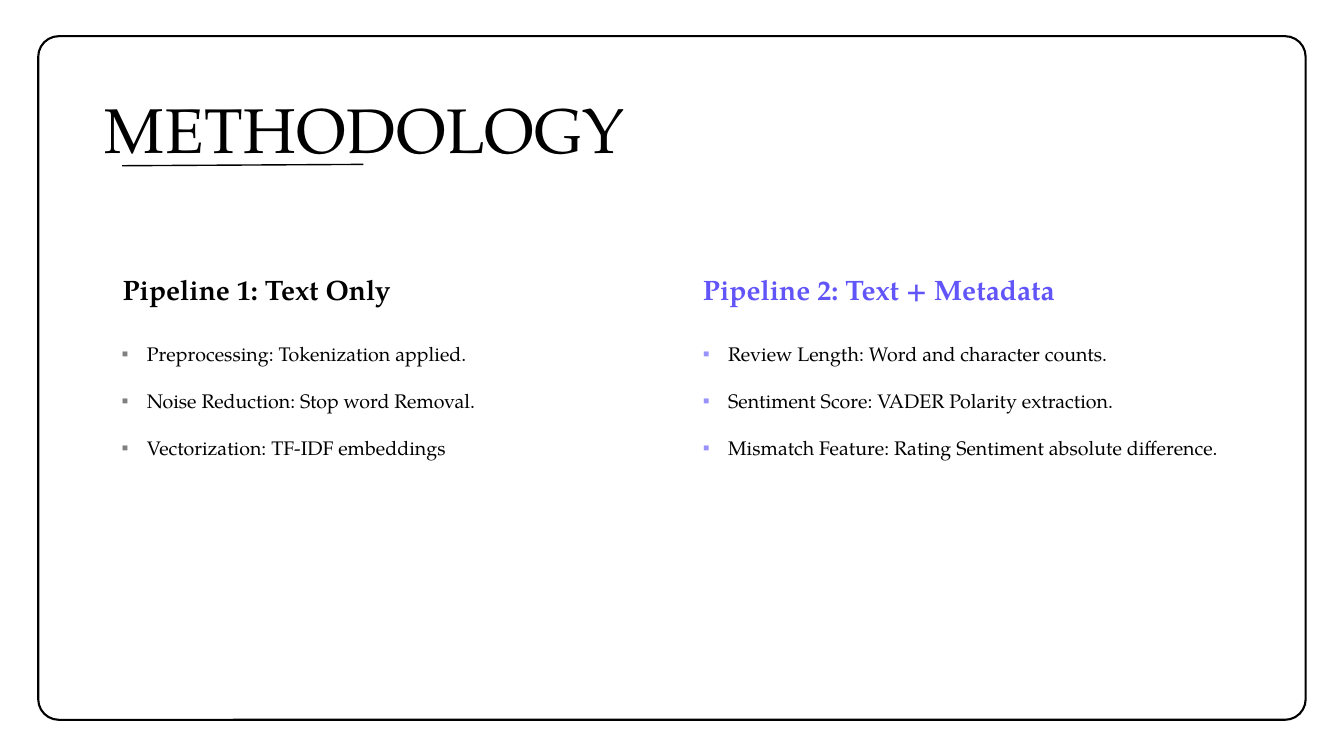
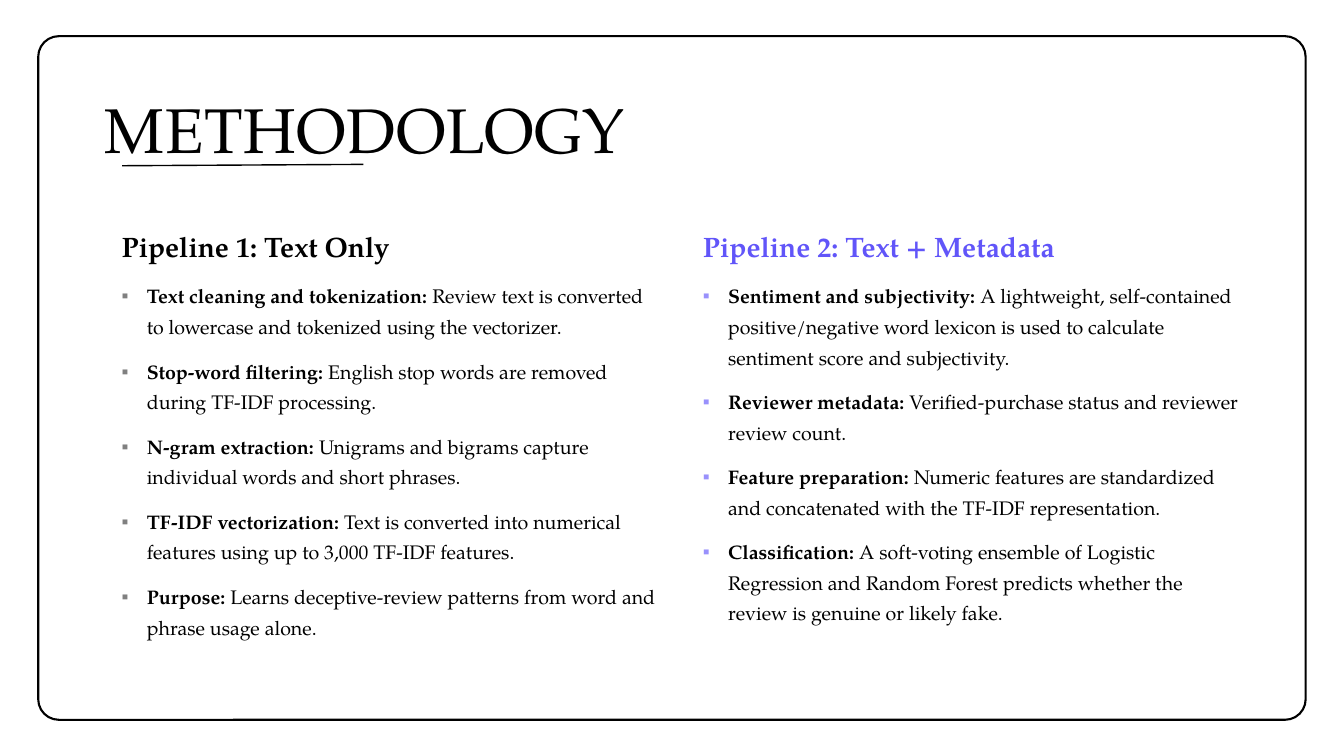
Before and after one commit to Ashu042/MTech-AIML-Project_8_Trust-Issues, a slide deck: slide 5 of presentation/13_TrustIssues.pptx. Drawn at 1344x756 pixels with LibreOffice and Linux fonts; fonts in the diff are those of the drawing. Boxes give left, top, right and bottom in pixels: in the first picture for what was removed or moved away, otherwise in the second. Text is boxed around its words. In the diff, an @@ line names an element or a change of style, - is before the commit and + after.

Commit message:
Updated presentation.

```diff
--- a/presentation/13_TrustIssues.pptx
+++ b/presentation/13_TrustIssues.pptx
@@ text "Pipeline 1: Text Only": place and size @@
-text "Pipeline 1: Text Only" at <box>123,280,391,308</box>
+text "Pipeline 1: Text Only" at <box>122,237,390,265</box>
@@ text "Pipeline 2: Text + Metadata": place and size @@
-text "Pipeline 2: Text + Metadata" at <box>703,280,1054,307</box>
+text "Pipeline 2: Text + Metadata" at <box>703,237,1054,264</box>
@@ text at <box>147,289,655,641</box>: text changed @@
-▪ Preprocessing: Tokenization applied.
-▪ Noise Reduction: Stop word Removal.
-▪ Vectorization: TF-IDF embeddings
+▪ Text cleaning and tokenization: Review text is converted to lowercase and tokenized using the vectorizer.
+▪ Stop-word filtering: English stop words are removed during TF-IDF processing.
+▪ N-gram extraction: Unigrams and bigrams capture individual words and short phrases.
+▪ TF-IDF vectorization: Text is converted into numerical features using up to 3,000 TF-IDF features.
+▪ Purpose: Learns deceptive-review patterns from word and phrase usage alone.
@@ text at <box>728,288,1238,626</box>: text changed @@
-▪ Review Length: Word and character counts.
-▪ Sentiment Score: VADER Polarity extraction.
-▪ Mismatch Feature: Rating Sentiment absolute difference.
+▪ Sentiment and subjectivity: A lightweight, self-contained positive/negative word lexicon is used to calculate sentiment score and subjectivity.
+▪ Reviewer metadata: Verified-purchase status and reviewer review count.
+▪ Feature preparation: Numeric features are standardized and concatenated with the TF-IDF representation.
+▪ Classification: A soft-voting ensemble of Logistic Regression and Random Forest predicts whether the review is genuine or likely fake.
```
